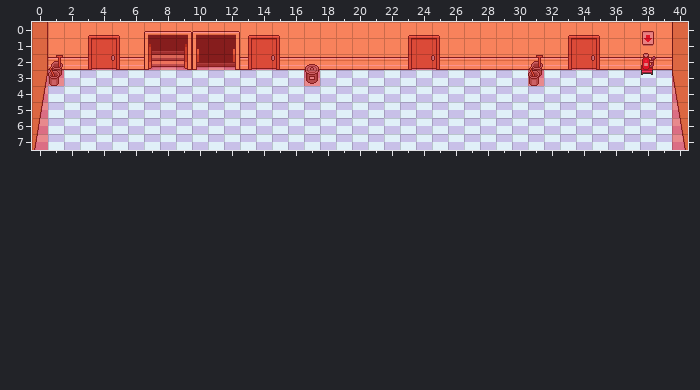
One commit to this Tiled map (JSON): maps/debug.json. The picture above is the old version.
Cells are 16x16 px. Shown: x 0..40, y 0..7.
After the commit:
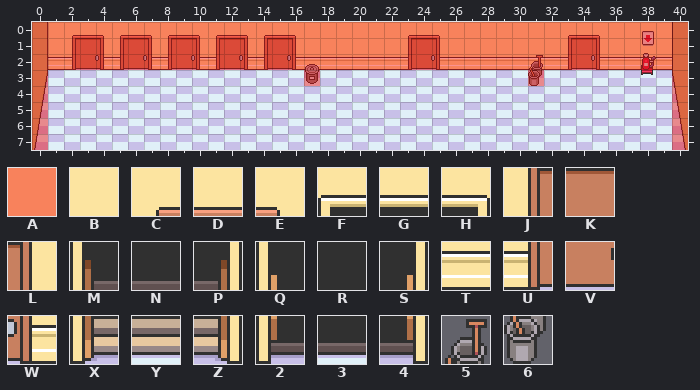
Key: from "collision": A 0; from "layer0": B 2, C 3, D 4, E 5, F 10, G 11, H 12, J 33, K 34, L 35, M 40, N 41, P 42, Q 43, R 44, S 45, T 62, U 63, V 64, W 65, X 70, Y 71, Z 72, 2 73, 3 74, 4 75, 5 481, 6 511.
_ is an empty cell.
See-through tiles are keyed as they look on the map.
Log entry: Start in Debug Room
Diff:
{"where": "layer \"layer0\""}
{"y":0,"x":2,"old":"BCDEBFGHFGHCDEB","new":"CDECDECDECDECDE"}
{"y":1,"x":2,"old":"BJKLBMNPQRSJKLB","new":"JKLJKLJKLJKLJKL"}
{"y":2,"x":2,"old":"TUVWTXYZ234UVWT","new":"UVWUVWUVWUVWUVW"}
{"where": "layer \"layer1\""}
{"y":2,"x":1,"old":"5","new":"_"}
{"y":3,"x":1,"old":"6","new":"_"}
{"where": "layer \"collision\""}
{"y":3,"x":1,"old":"A","new":"_"}
{"label":"changed","picture_box":[48,31,296,86]}
